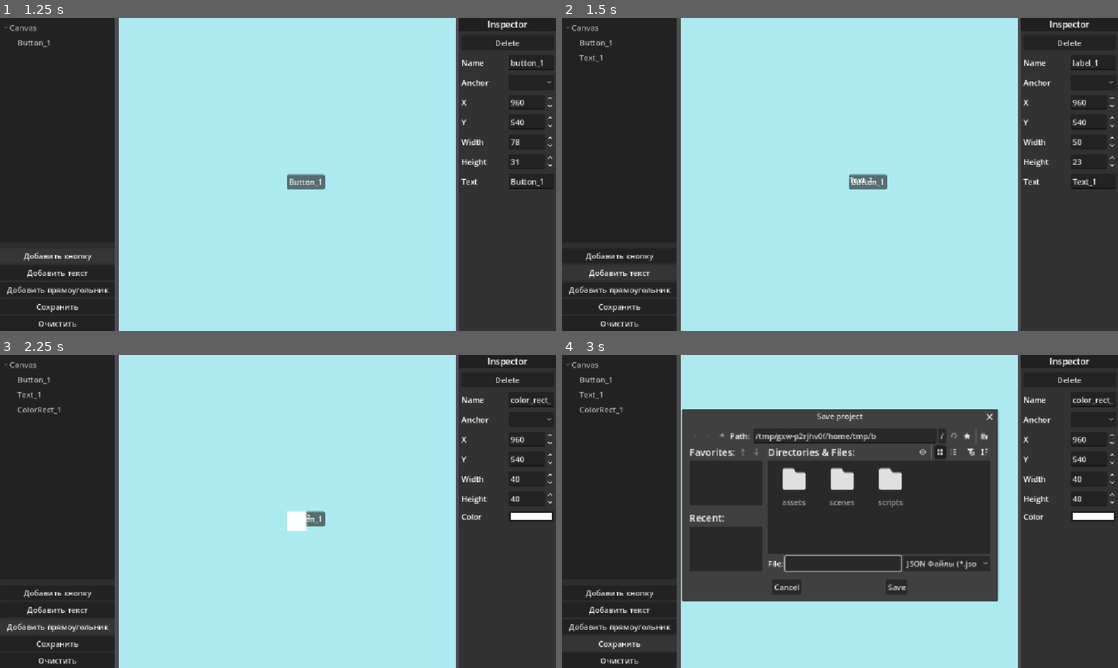
Above: before the commit, frames 1-4 (two rows, left to right).
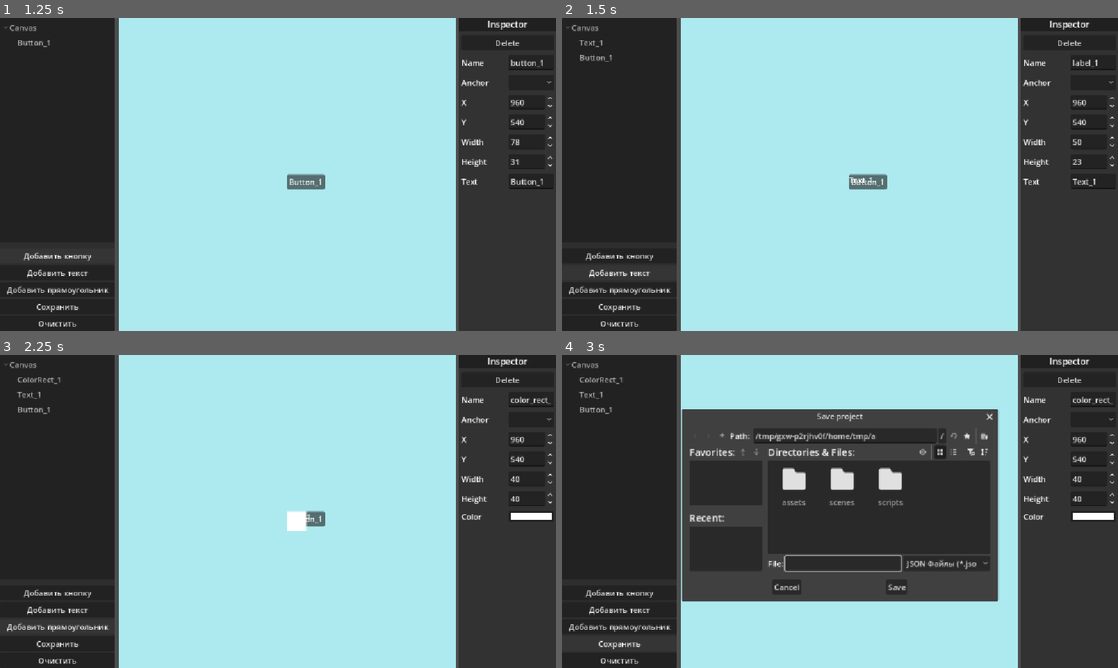
Above: after the commit, the same moments.

Repository: Yerxiz/UIEditor
Game: Godot game, scene res://scenes/main.tscn
The game is run twice, just before and just after one commit, with the same random seed, the same clock (stepped at 60 frames per second) and the same inputs. The project has no main scene, so this scene is started directly.
Inputs:
- Up to frame 1 (1.25 s): click "Добавить кнопку" at 0.5 s
- Up to frame 2 (1.5 s): click "Добавить текст" at 1.25 s
- Up to frame 3 (2.25 s): click "Добавить прямоугольник" at 2 s
- Up to frame 4 (3 s): click "Сохранить" at 2.75 s

Frame 1 is identical in both runs. In frame 2, 0.1% of the frame differs, in the area x 3-9%, y 7-14%; in frame 3, 0.2%; in frame 4, 0.2%, in the area x 3-57%, y 7-27%.

Commit message:
feat(hierarchy): добавить изменение Z-порядка элементов через Drag-and-Drop в иерархии

Diff:
--- a/scenes/main.tscn
+++ b/scenes/main.tscn
@@ -45,6 +45,7 @@
 custom_minimum_size = Vector2(100, 50)
 layout_mode = 2
 size_flags_vertical = 3
+drop_mode_flags = 2
 
 [node name="Toolbar" type="VBoxContainer" parent="MainLayout/HaT_PanelContainer/VSplitContainer" unique_id=124793156]
 custom_minimum_size = Vector2(100, 50)
--- a/scripts/main.gd
+++ b/scripts/main.gd
@@ -83,6 +83,8 @@
 	prop_color_picker.color_changed.connect(_on_inspector_changed)
 
 	prop_anchor_option.item_selected.connect(_on_anchor_preset_selected)
+
+	hierarchy.set_drag_forwarding(_get_drag_data_fw, _can_drop_data_fw, _drop_data_fw)
 
 
 func _on_add_element(type : String) -> void:
@@ -238,8 +240,11 @@
 	var root = hierarchy.create_item()
 	root.set_text(0, "Canvas")
 
-	for el in elements:
-		if is_instance_valid(el):
+	var children = canvas.get_children()
+	children.reverse()
+
+	for el in children:
+		if is_instance_valid(el) and el is Control and el.name != "Background":
 			var item = hierarchy.create_item(root)
 			item.set_text(0, el.name)
 			item.set_metadata(0, el)
@@ -296,6 +301,7 @@
 func _on_delete_button_button_up() -> void:
 	if selected_element and elements.has(selected_element):
 		elements.erase(selected_element)
+		canvas.remove_child(selected_element)
 		selected_element.queue_free()
 
 		if not elements:
@@ -377,3 +383,53 @@
 	dialog.popup_centered()
 	dialog.confirmed.connect(dialog.queue_free)
 	dialog.canceled.connect(dialog.queue_free)
+
+
+func _get_drag_data_fw(at_position: Vector2) -> Variant:
+	var item = hierarchy.get_item_at_position(at_position)
+	if item and item != hierarchy.get_root():
+		var el = item.get_metadata(0)
+		if el and is_instance_valid(el):
+			# Создаем визуальный превью-квадратик, который летит за мышкой
+			var drag_preview = Label.new()
+			drag_preview.text = " " + el.name + " "
+			hierarchy.set_drag_preview(drag_preview)
+			return item
+	return null
+
+# 2. Можно ли сюда бросить?
+func _can_drop_data_fw(at_position: Vector2, data: Variant) -> bool:
+	hierarchy.drop_mode_flags = Tree.DROP_MODE_INBETWEEN
+	if data is TreeItem:
+		var target_item = hierarchy.get_item_at_position(at_position)
+		# Нельзя бросать на корень и на самого себя
+		if target_item and target_item != hierarchy.get_root() and target_item != data:
+			return true
+	return false
+
+# 3. Что происходит, когда мы бросили элемент?
+func _drop_data_fw(at_position: Vector2, data: Variant) -> void:
+	var dragged_item: TreeItem = data
+	var target_item = hierarchy.get_item_at_position(at_position)
+
+	if target_item and target_item != hierarchy.get_root() and dragged_item != target_item:
+		var dragged_el = dragged_item.get_metadata(0)
+		var target_el = target_item.get_metadata(0)
+
+		if is_instance_valid(dragged_el) and is_instance_valid(target_el):
+			var dragged_idx = canvas.get_children().find(dragged_el)
+			var target_idx = canvas.get_children().find(target_el)
+
+			if dragged_idx != -1 and target_idx != -1:
+				# Узнаем, бросили мы ВЫШЕ или НИЖЕ цели
+				var drop_section = hierarchy.get_drop_section_at_position(at_position)
+
+				# Перемещаем элемент в Canvas, меняя его Z-порядок
+				canvas.move_child(dragged_el, target_idx)
+
+				# Если бросили ниже цели, нужно сдвинуть индекс еще на 1
+				if drop_section == 1:
+					canvas.move_child(dragged_el, target_idx + 1)
+
+				_update_hierarchy()
+				selected_element = dragged_el
